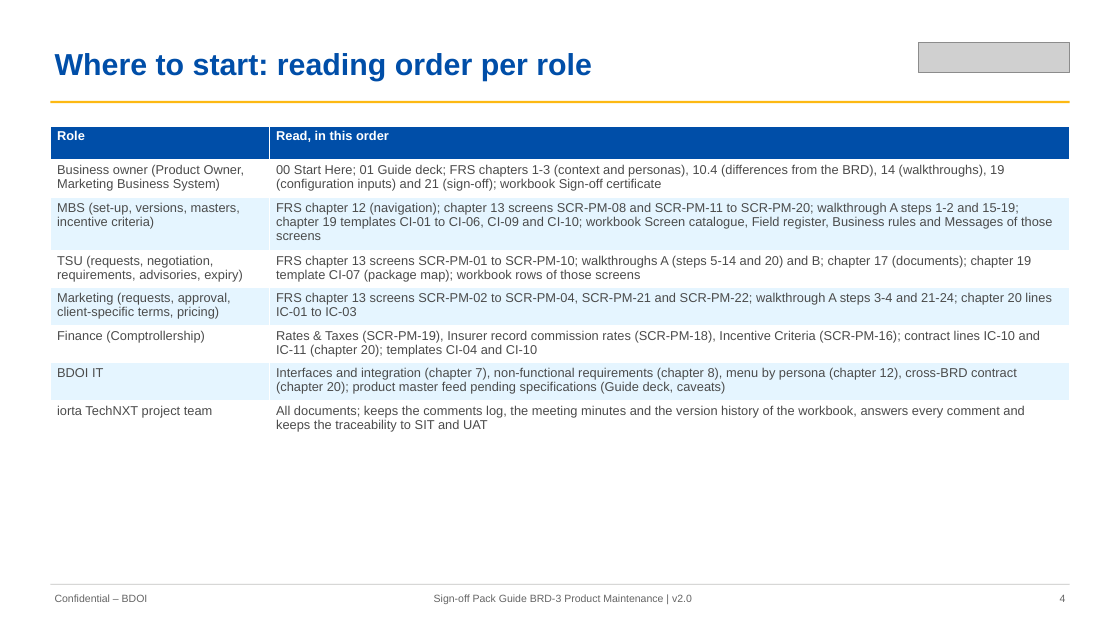
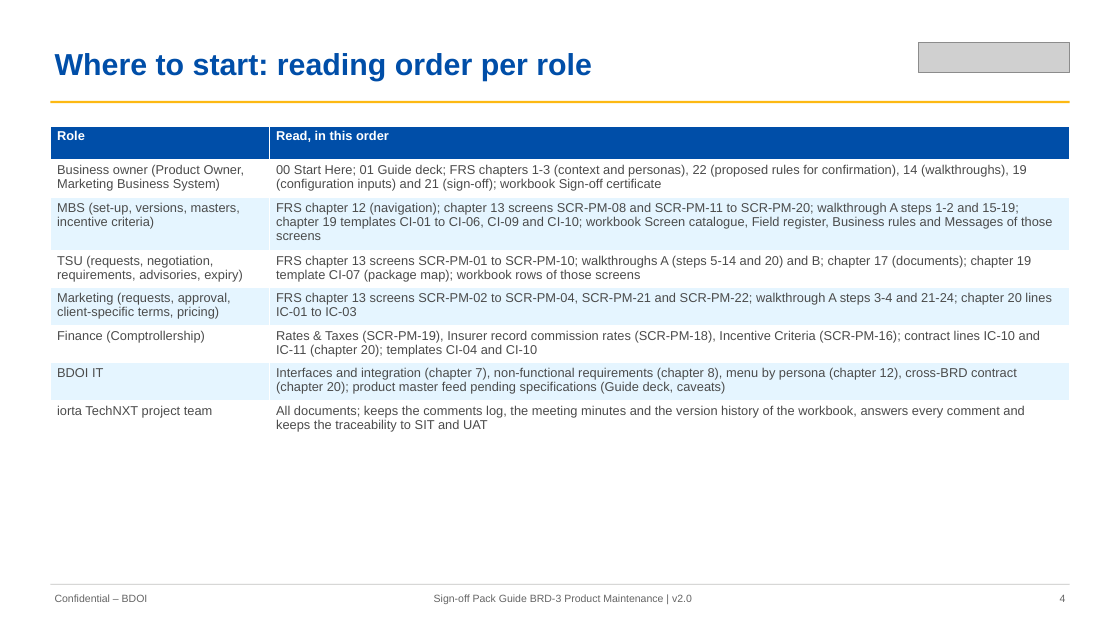
Before and after one commit to IortaTexhNXT-DEV/FinVerse, a slide deck: slide 4 of docs/deliverables/out/Drop-0_Setup_and_Data_Migration/BRD-03_Product_Maintenance/01_BIBS_GuideDeck_BRD-03_Product_Maintenance_v2.0.pptx. Drawn at 1120x630 pixels with LibreOffice and Linux fonts; fonts in the diff are those of the drawing; grey boxes stand for pictures. Boxes give left, top, right and bottom in pixels: in the first picture for what was removed or moved away, otherwise in the second. Text is boxed around its words. In the diff, an @@ line names an element or a change of style, - is before the commit and + after.

Commit message:
Rebuild the BRD-01, BRD-03 and BRD-11 sign-off sets v2.0 (00-06) with the retaken screenshots; record names in words in the not found messages read from the code; BRD-12 personas in the BRD-11 role matrix

```diff
--- a/docs/deliverables/out/Drop-0_Setup_and_Data_Migration/BRD-03_Product_Maintenance/01_BIBS_GuideDeck_BRD-03_Product_Maintenance_v2.0.pptx
+++ b/docs/deliverables/out/Drop-0_Setup_and_Data_Migration/BRD-03_Product_Maintenance/01_BIBS_GuideDeck_BRD-03_Product_Maintenance_v2.0.pptx
@@ table at <box>50,126,1070,436</box> @@
-row 2, column 2: 00 Start Here; 01 Guide deck; FRS chapters 1-3 (context and personas), 10.4 (differences from the BRD), 14 (walkthroughs), 19 (configuration inputs) and 21 (sign-off); workbook Sign-off certificate
+row 2, column 2: 00 Start Here; 01 Guide deck; FRS chapters 1-3 (context and personas), 22 (proposed rules for confirmation), 14 (walkthroughs), 19 (configuration inputs) and 21 (sign-off); workbook Sign-off certificate
```
Also in this commit, not shown: 10 other slides changed, 30 other files.
